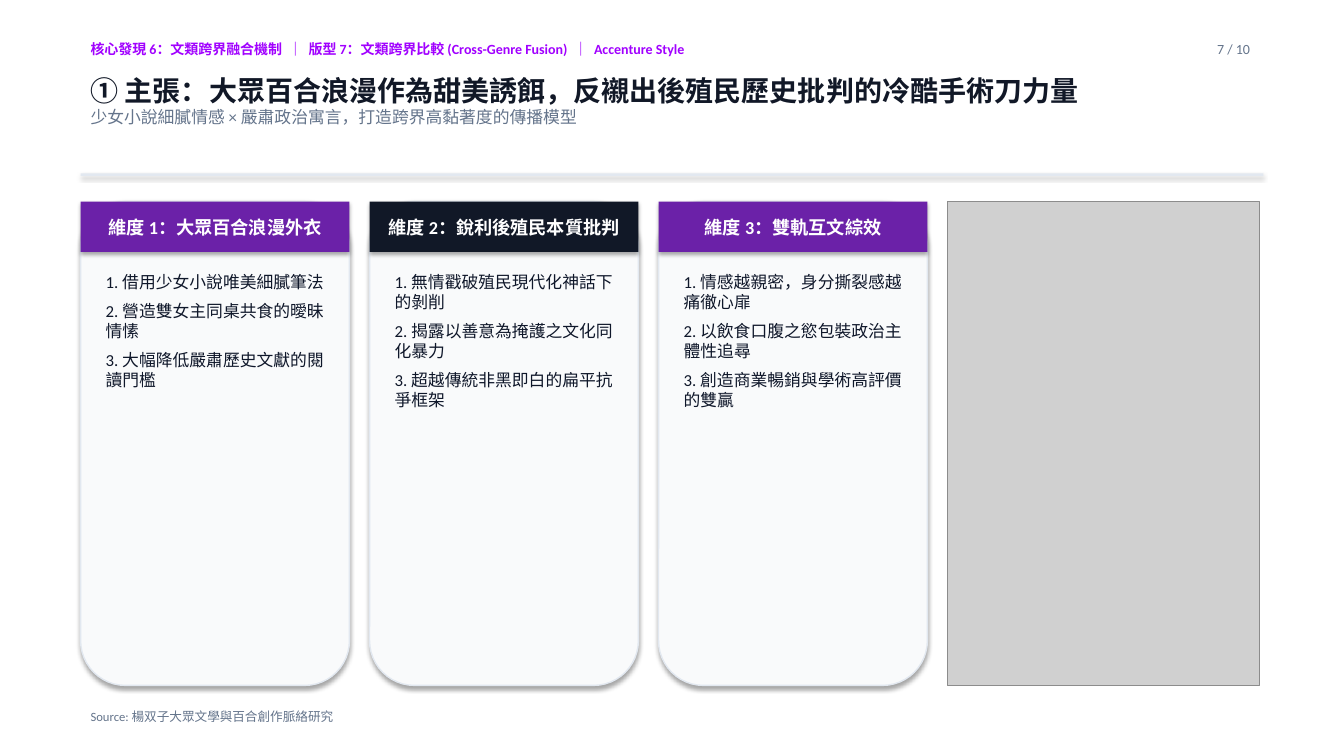
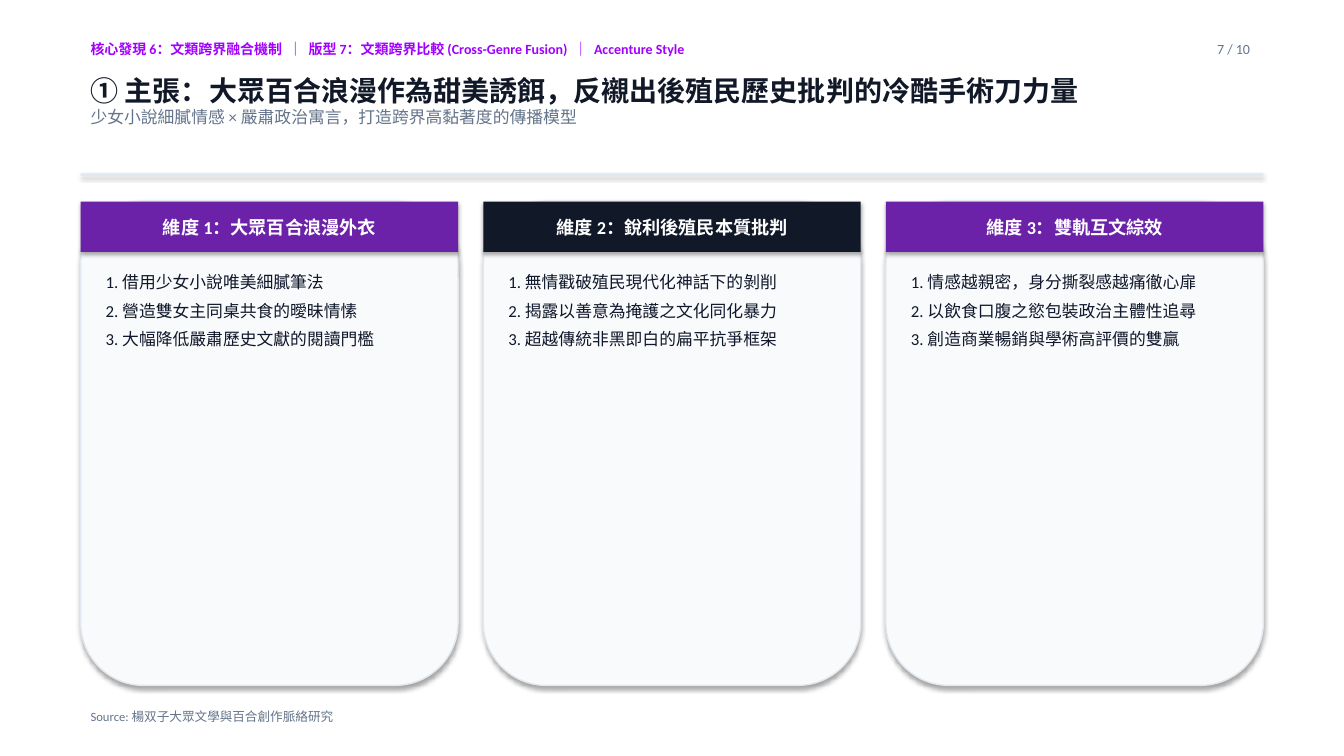
Before and after one commit to davidyeh51/classic-youth-portal, a slide deck: slide 7 of episodes/ep605/經典也青春EP605_陳國偉談楊双子的《臺灣漫遊錄》_無雜訊顧問簡報.pptx. Drawn at 1344x756 pixels with LibreOffice and Linux fonts; fonts in the diff are those of the drawing; grey boxes stand for pictures. Boxes give left, top, right and bottom in pixels: in the first picture for what was removed or moved away, otherwise in the second. Text is boxed around its words. In the diff, an @@ line names an element or a change of style, - is before the commit and + after.

```diff
--- a/episodes/ep605/經典也青春EP605_陳國偉談楊双子的《臺灣漫遊錄》_無雜訊顧問簡報.pptx
+++ b/episodes/ep605/經典也青春EP605_陳國偉談楊双子的《臺灣漫遊錄》_無雜訊顧問簡報.pptx
@@ rectangle "維度 1：大眾百合浪漫外衣": place and size @@
-rectangle "維度 1：大眾百合浪漫外衣" at (81,202,350,252)
+rectangle "維度 1：大眾百合浪漫外衣" at (81,202,458,252)
@@ rounded rectangle: place and size @@
-rounded rectangle at (81,202,350,686)
+rounded rectangle at (81,202,458,686)
@@ rectangle "維度 2：銳利後殖民本質批判": place and size @@
-rectangle "維度 2：銳利後殖民本質批判" at (370,202,639,252)
+rectangle "維度 2：銳利後殖民本質批判" at (483,202,860,252)
@@ rounded rectangle: place and size @@
-rounded rectangle at (658,202,928,686)
+rounded rectangle at (483,202,860,686)
@@ rectangle "維度 3：雙軌互文綜效": place and size @@
-rectangle "維度 3：雙軌互文綜效" at (658,202,928,252)
+rectangle "維度 3：雙軌互文綜效" at (886,202,1263,252)
@@ rounded rectangle: place and size @@
-rounded rectangle at (370,202,639,686)
+rounded rectangle at (886,202,1263,686)
@@ picture removed at (948,202,1260,686) @@
@@ text "1. 借用少女小說唯美細膩筆法" rewrapped from (106,274,324,388) to (106,274,374,347) @@
@@ text "1. 無情戳破殖民現代化神話下的剝削" rewrapped from (395,274,613,408) to (508,274,777,347) @@
@@ text "1. 情感越親密，身分撕裂感越痛徹心扉" rewrapped from (684,273,902,408) to (911,274,1196,347) @@
```
Also in this commit, not shown: 8 other slides changed, 2 other files.
